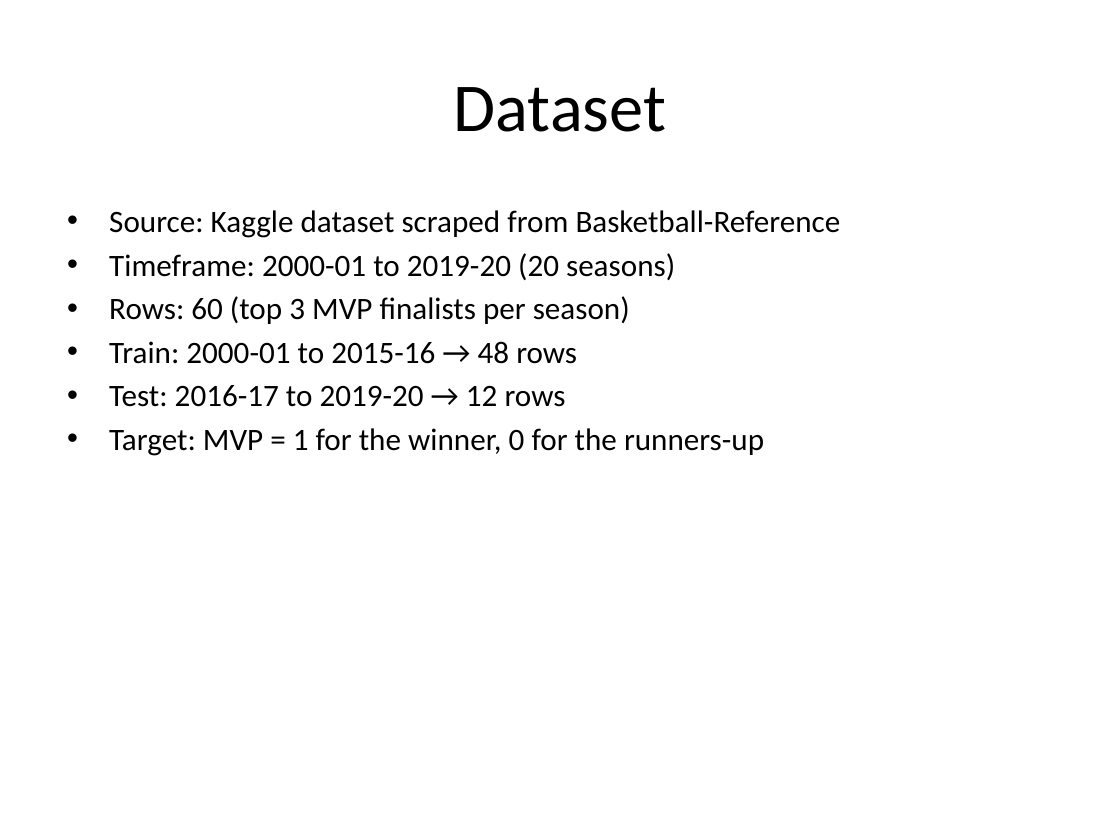
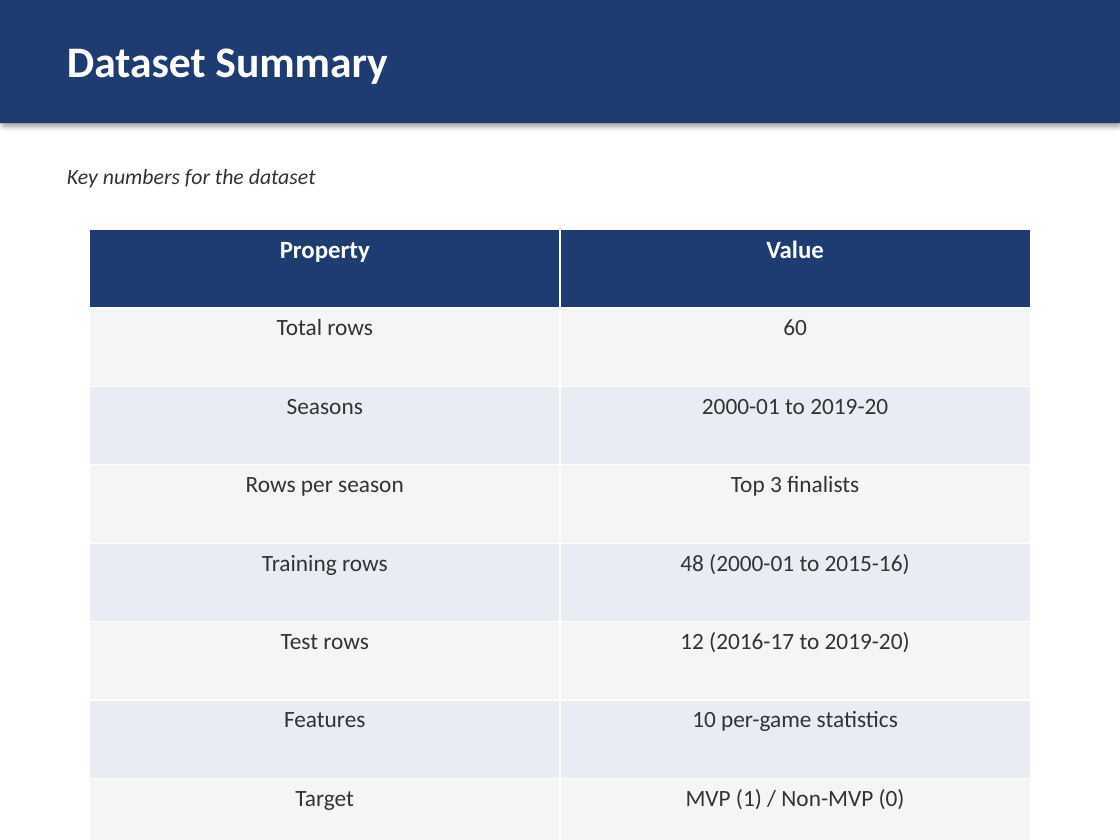
Before and after one commit to Nami-181/nba-mvp-ml, a slide deck: slide 8 of reports/presentation/NBA_MVP_Prediction.pptx (slide 3 before the commit). Drawn at 1120x840 pixels with LibreOffice and Linux fonts; fonts in the diff are those of the drawing. Boxes give left, top, right and bottom in pixels: in the first picture for what was removed or moved away, otherwise in the second. Text is boxed around its words. In the diff, an @@ line names an element or a change of style, - is before the commit and + after.

```diff
--- a/reports/presentation/NBA_MVP_Prediction.pptx
+++ b/reports/presentation/NBA_MVP_Prediction.pptx
@@ rectangle added at (0,0,1120,123), fill #1E3C72 @@
@@ text "Dataset Summary" at (67,48,387,84): vertical alignment middle to top @@
@@ text at (67,48,387,84): text changed; size 44 to 28 pt; text colour #000000 to #FFFFFF; bold on @@
-Dataset
+Dataset Summary
@@ text added at (67,169,316,188), 14 pt, text #333333, italic @@
+Key numbers for the dataset
@@ table added at (90,230,1030,840), 8 rows, 2 columns @@
+Property | Value
+Total rows | 60
+Seasons | 2000-01 to 2019-20
+Rows per season | Top 3 finalists
+Training rows | 48 (2000-01 to 2015-16)
+Test rows | 12 (2016-17 to 2019-20)
+Features | 10 per-game statistics
+Target | MVP (1) / Non-MVP (0)
@@ text removed at (109,210,841,456) @@
-• Source: Kaggle dataset scraped from Basketball-Reference
-• Timeframe: 2000-01 to 2019-20 (20 seasons)
-• Rows: 60 (top 3 MVP finalists per season)
-• Train: 2000-01 to 2015-16 → 48 rows
-• Test: 2016-17 to 2019-20 → 12 rows
-• Target: MVP = 1 for the winner, 0 for the runners-up
```
Also in this commit, not shown: 6 other slides changed, 21 slides added, 6 slides removed, 8 other files.
